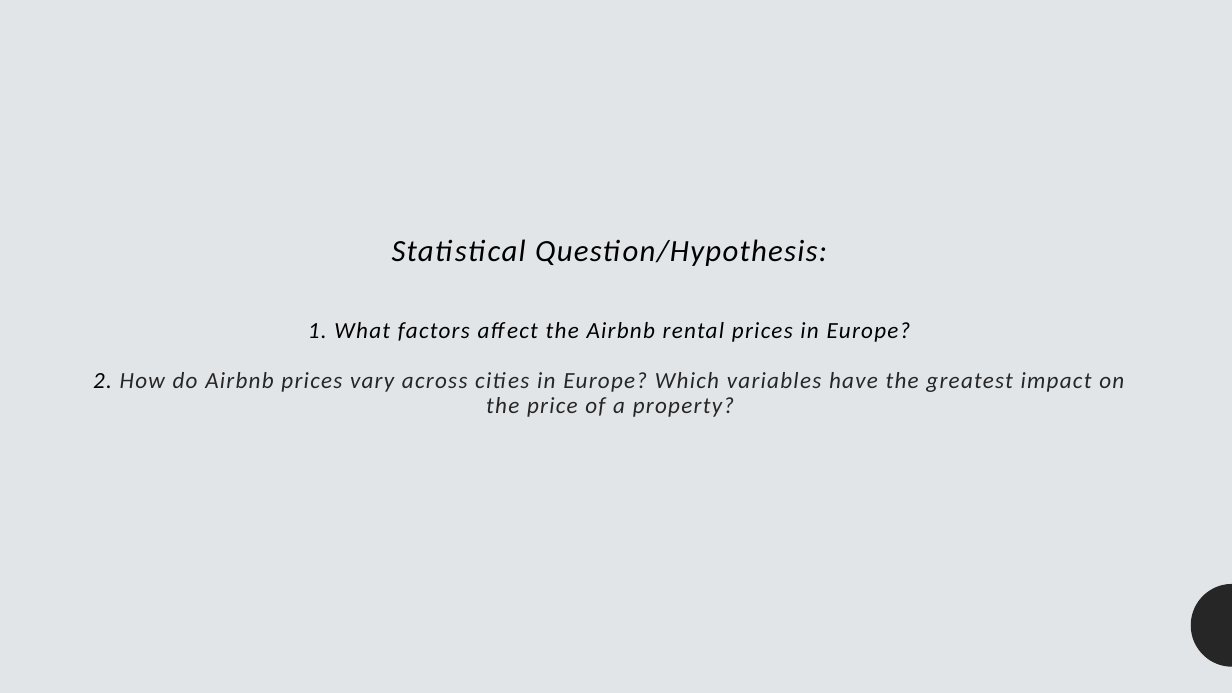
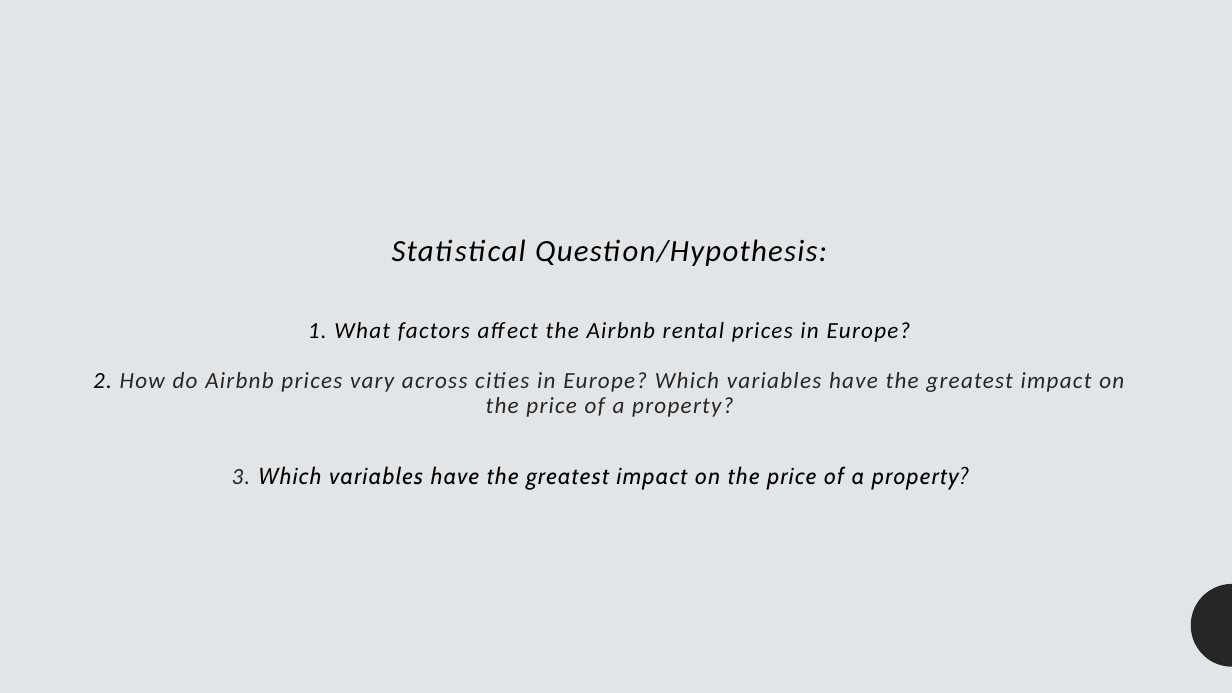
Before and after one commit to akhatamibellevue/DSC530_final_project, a slide deck: slide 2 of Airbnb prices analysis powerpoint.pptx. Drawn at 1232x693 pixels with LibreOffice and Linux fonts; fonts in the diff are those of the drawing. Boxes give left, top, right and bottom in pixels: in the first picture for what was removed or moved away, otherwise in the second. Text is boxed around its words. In the diff, an @@ line names an element or a change of style, - is before the commit and + after.

```diff
--- a/Airbnb prices analysis powerpoint.pptx
+++ b/Airbnb prices analysis powerpoint.pptx
@@ title at [93, 239, 1124, 490]: text changed; text colour #262626 to #000000 @@
-Statistical Question/Hypothesis:
-1. What factors affect the Airbnb rental prices in Europe?
-2. How do Airbnb prices vary across cities in Europe? Which variables have the greatest impact on the price of a property?
+Statistical Question/Hypothesis:
+1. What factors affect the Airbnb rental prices in Europe?
+2. How do Airbnb prices vary across cities in Europe? Which variables have the greatest impact on the price of a property?
+3. Which variables have the greatest impact on the price of a property?
```
Also in this commit, not shown: 2 other slides changed, 13 slides added, 1 other file.
